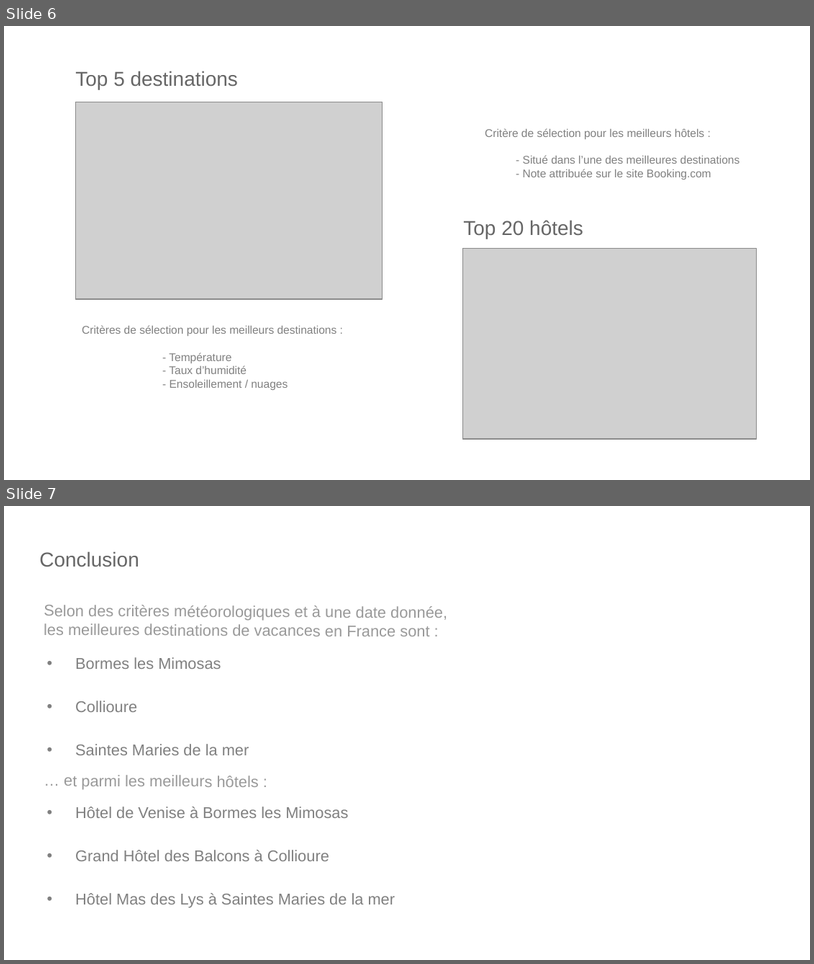
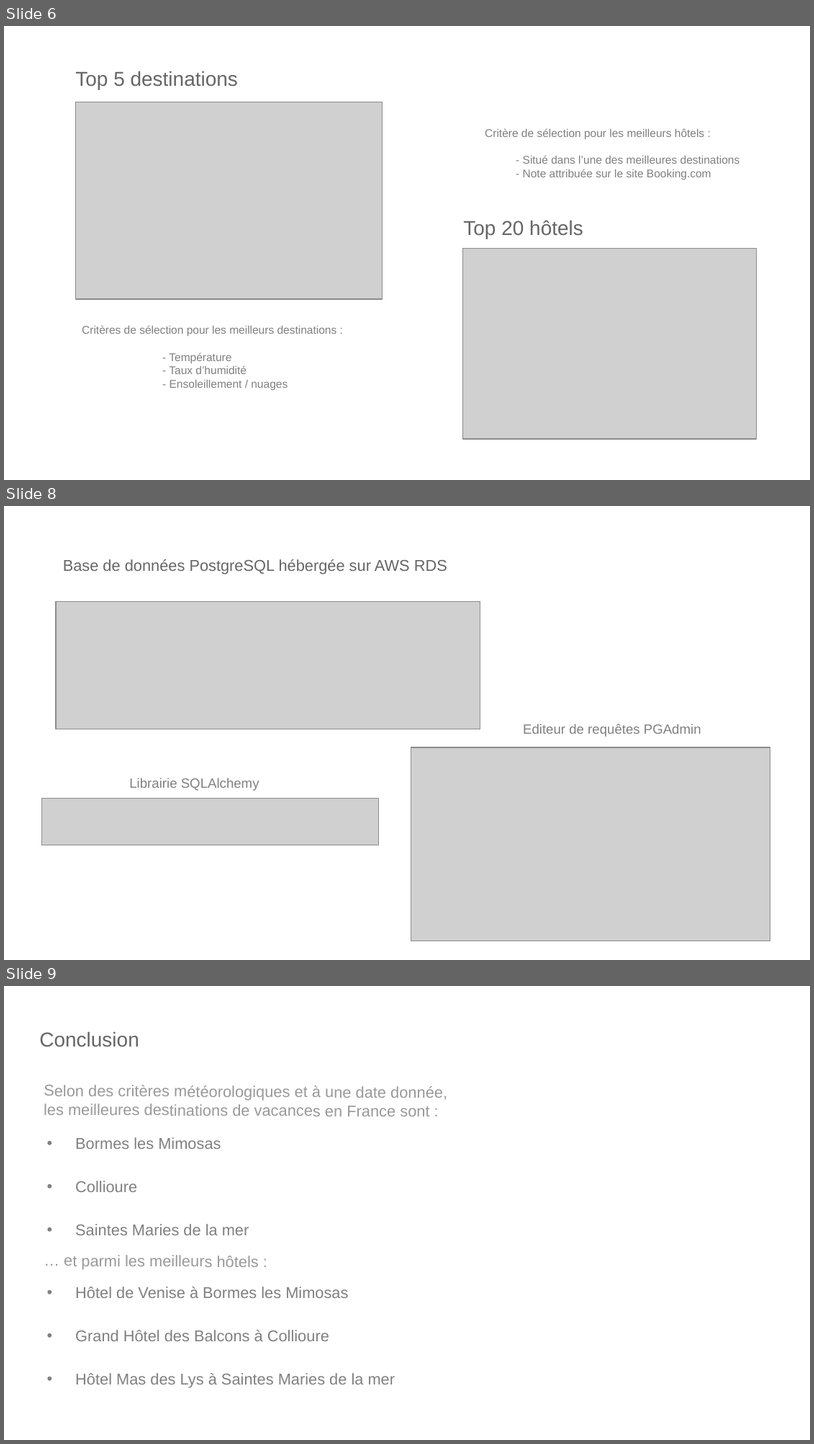
Before and after one commit to dourmiah/Kayak, a slide deck: Kayak_Presentation.odp. Shown one above the other, each under a label of ours: slides 6 and 7 before the commit, slides 6, 8 and 9 after it; the slides between them are not shown. The pictures are 814x964 and 814x1444 pixels, drawn with LibreOffice and Linux fonts; fonts in the diff are those of the drawing; grey boxes stand for pictures. Boxes give left, top, right and bottom in pixels: in the first picture for what was removed or moved away, otherwise in the second. Text is boxed around its words. In the diff, an @@ line names an element or a change of style, - is before the commit and + after.

```diff
--- a/Kayak_Presentation.odp
+++ b/Kayak_Presentation.odp
@@ slide 8 added at [4,506,810,960], background #FFFFFF @@
@@ title added at [63,559,448,574], 14 pt, text #666666 @@
+Base de données PostgreSQL hébergée sur AWS RDS
@@ picture added at [56,601,480,728] @@
@@ title added at [523,723,702,736], 12 pt, text #808080 @@
+Editeur de requêtes PGAdmin
@@ picture added at [412,747,770,941] @@
@@ title added at [129,777,260,790], 12 pt, text #808080 @@
+Librairie SQLAlchemy
@@ picture added at [42,798,378,844] @@
@@ what was slide 7 is now slide 9 @@
```
Also in this commit, not shown: 2 slides changed, 1 other slide added, 3 other files.
